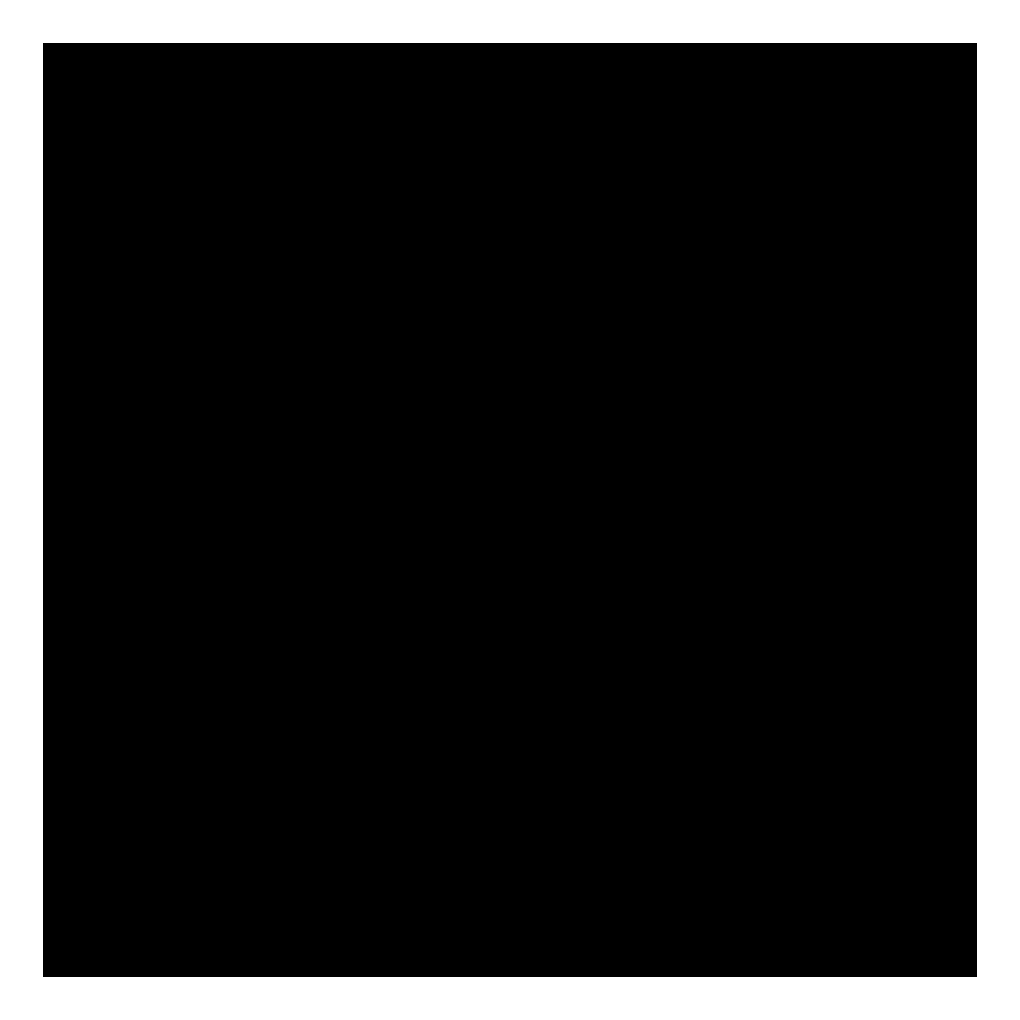
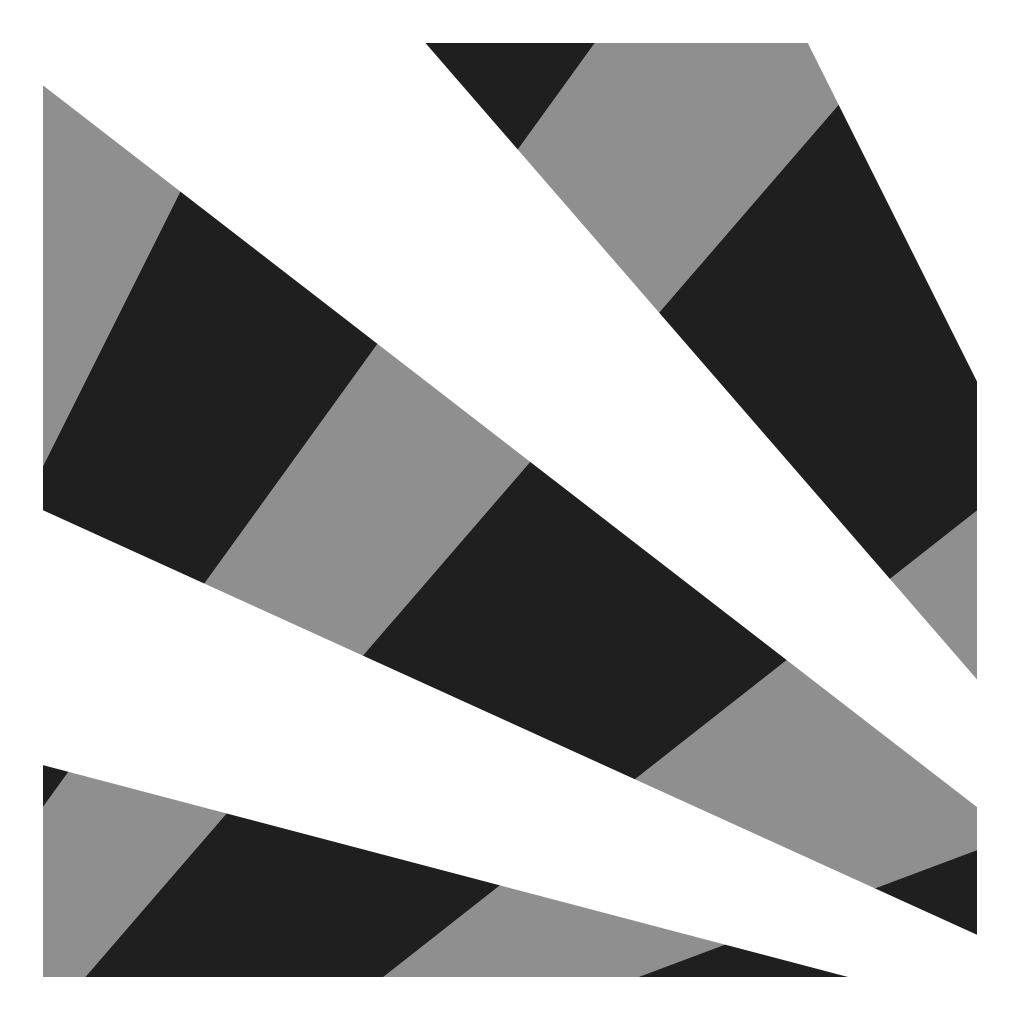
Comparing the layer stacks of the two 1020 × 1020 images. Changes:
added layer "Layer 3" above "Layer 2" over [43, 43, 977, 977]
added layer "Layer 2" (50%) above "buncha lines" over [43, 43, 977, 977]
hid "Layer 1", painted on it over [297, 297, 723, 723]
added layer "opaque background" (12%) above "black background" over [43, 43, 977, 977]
